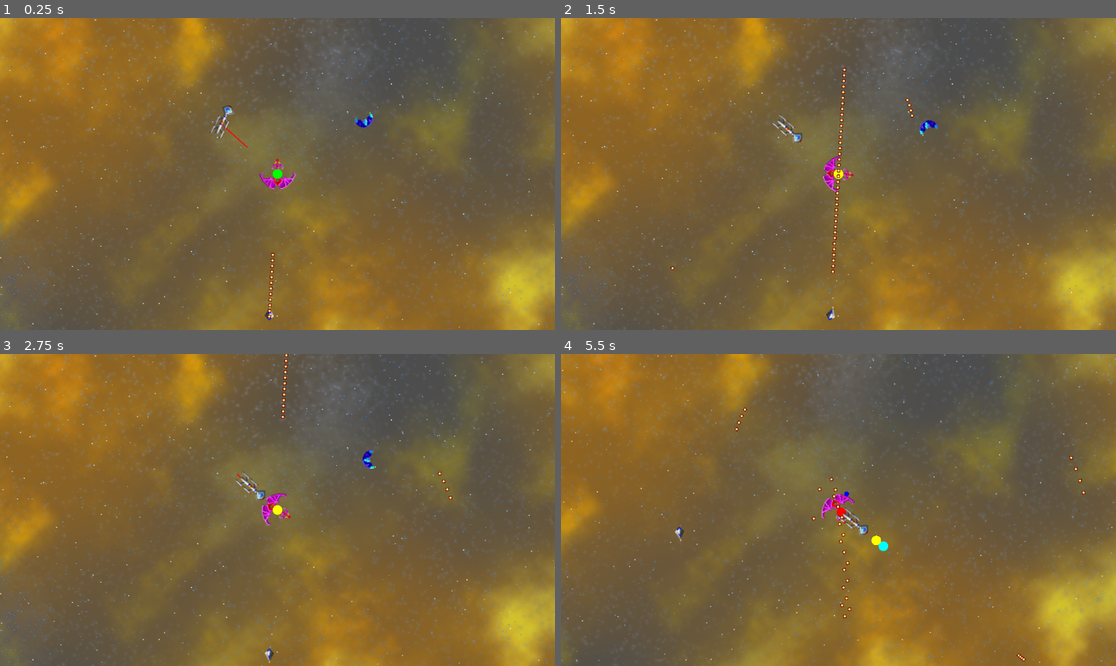
Above: before the commit, frames 1-4 (two rows, left to right).
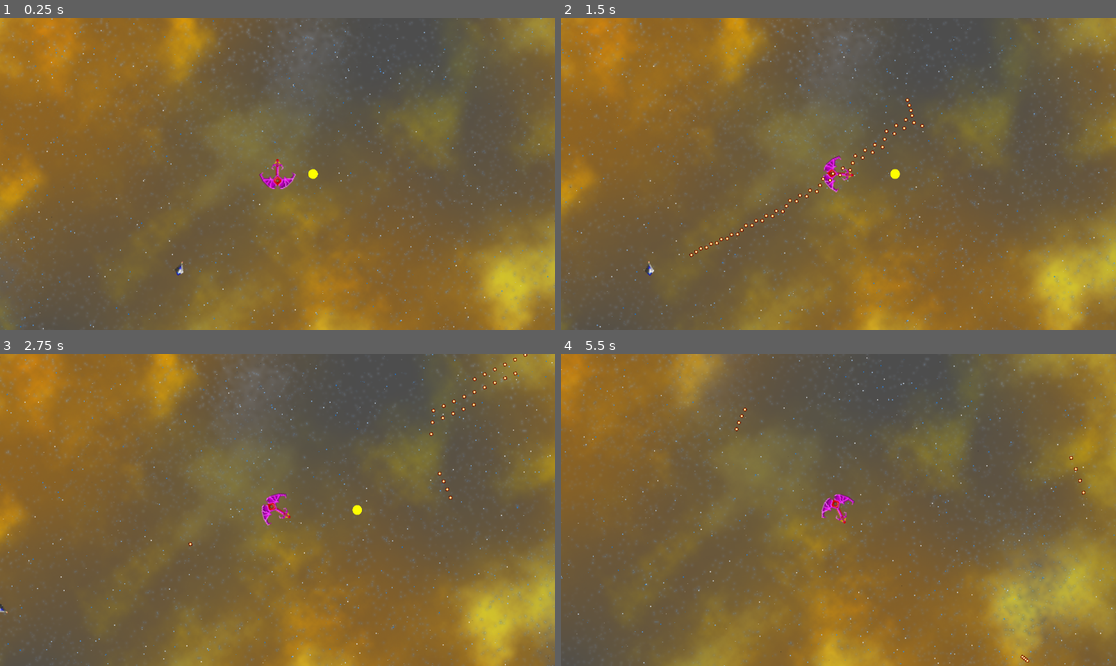
Above: after the commit, the same moments.

Repository: jorisvddonk/after-the-doctrinal-conflict
Game: Godot game, scene res://main.tscn
Two runs of this game, one before a commit and one after it. Both use one fixed random seed, a clock stepped at 60 frames per second and the inputs below.
Inputs:
- Up to frame 1 (0.25 s): no input
- Up to frame 2 (1.5 s): tap Enter at 0.5, 1.35 s; hold D 0.53-1.28 s; hold Enter 0.53-1.28 s; tap Space at 0.77 s; hold A from 1.28 s (still down)
- Up to frame 3 (2.75 s): tap Space at 1.52 s; release A at 2.03 s; hold D from 2.03 s (still down); hold Enter from 2.03 s (still down)
- Up to frame 4 (5.5 s): release D at 2.78 s; release Enter at 2.78 s; hold W 2.78-3.53 s; tap Enter at 2.85, 4.35 s; tap Space at 3.02, 3.77, 4.52 s; hold Enter 3.53-4.28 s; hold A from 3.53 s (still down); hold Enter from 5.03 s (still down)

The runs differ from the first frame. In frame 1, 5.0% of the frame differs, in the area x 0-100%, y 0-100%; in frame 2, 9.2%; in frame 3, 13%; in frame 4, 21%.

Commit message:
get rid of the other AI ships as they're just getting in the way

Diff:
--- a/src/main.gd
+++ b/src/main.gd
@@ -7,8 +7,8 @@
 	rng.randomize()
 	$PlayerShip.shoot.connect(_on_Ship_shoot.bind($PlayerShip))
 	$PlayerShip.debug.connect(_on_Debug)
-	$Ship.shoot.connect(_on_Ship_shoot.bind($Ship))
-	$Ship2.shoot.connect(_on_Ship_shoot.bind($Ship2))
+	#$Ship.shoot.connect(_on_Ship_shoot.bind($Ship))
+	#$Ship2.shoot.connect(_on_Ship_shoot.bind($Ship2))
 	$Ship3.shoot.connect(_on_Ship_shoot.bind($Ship3))
 
 func _on_Ship_shoot(shotBaseSpeed, targetpos, ship):
@@ -16,11 +16,11 @@
 	var rot = ship.rotation
 	if targetpos != null:
 		rot = Vector2.UP.angle_to(targetpos - ship.position)
-	bullet.set_velocity(ship.velocity + Vector2(0, -shotBaseSpeed).rotated(rot))
+	bullet.set_velocity((ship.velocity * 1) + Vector2(0, -shotBaseSpeed).rotated(rot))
 	bullet.position = ship.position
 	bullet.rotation = ship.rotation
 	add_child(bullet)
 
 func _on_Debug():
-	$Ship2.rotation = rng.randf_range(-10.0, 10.0)
+	#$Ship2.rotation = rng.randf_range(-10.0, 10.0)
 	$Ship3.rotation = rng.randf_range(-10.0, 10.0)
--- a/src/main.tscn
+++ b/src/main.tscn
@@ -1,21 +1,16 @@
-[gd_scene load_steps=6 format=3 uid="uid://ct1mu4rd7axkx"]
+[gd_scene load_steps=4 format=3 uid="uid://ct1mu4rd7axkx"]
 
 [ext_resource type="Script" path="res://main.gd" id="1"]
 [ext_resource type="PackedScene" uid="uid://c0s1vxe3p1ecc" path="res://PlayerShip.tscn" id="2"]
-[ext_resource type="PackedScene" uid="uid://dqxdal5wxfgqs" path="res://Ship.tscn" id="3"]
-[ext_resource type="PackedScene" uid="uid://dxn2nhj5k6iuh" path="res://Ship2.tscn" id="4_tyype"]
 [ext_resource type="PackedScene" uid="uid://c6wkqox4jd7kn" path="res://Ship3.tscn" id="5_6nvvg"]
 
 [node name="Node2D" type="Node2D"]
 script = ExtResource("1")
 
 [node name="PlayerShip" parent="." instance=ExtResource("2")]
+position = Vector2(267, 197)
 scale = Vector2(2, 2)
-
-[node name="Ship" parent="." instance=ExtResource("3")]
-
-[node name="Ship2" parent="." instance=ExtResource("4_tyype")]
-position = Vector2(300, 0)
+velocity = Vector2(150, 0)
 
 [node name="Ship3" parent="." instance=ExtResource("5_6nvvg")]
 position = Vector2(100, 400)
